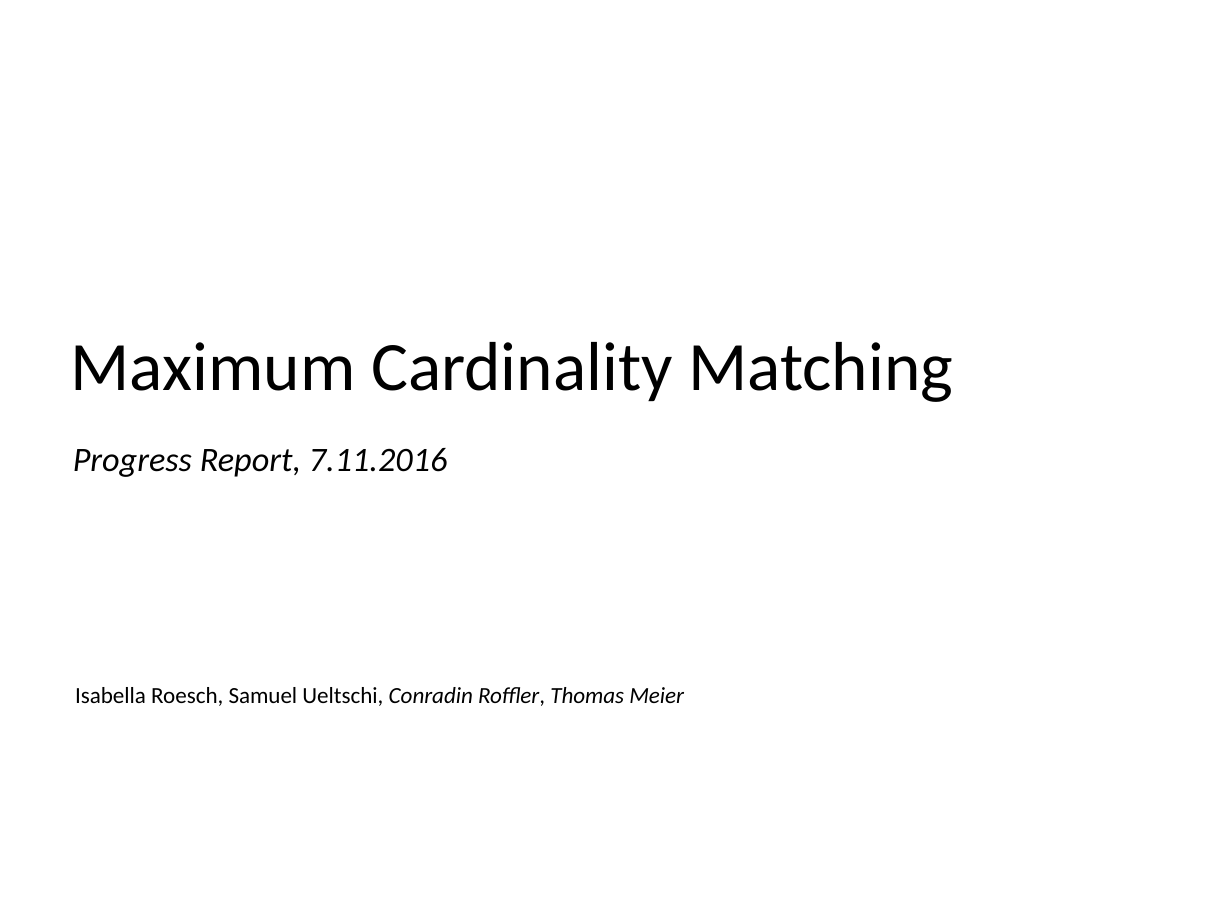
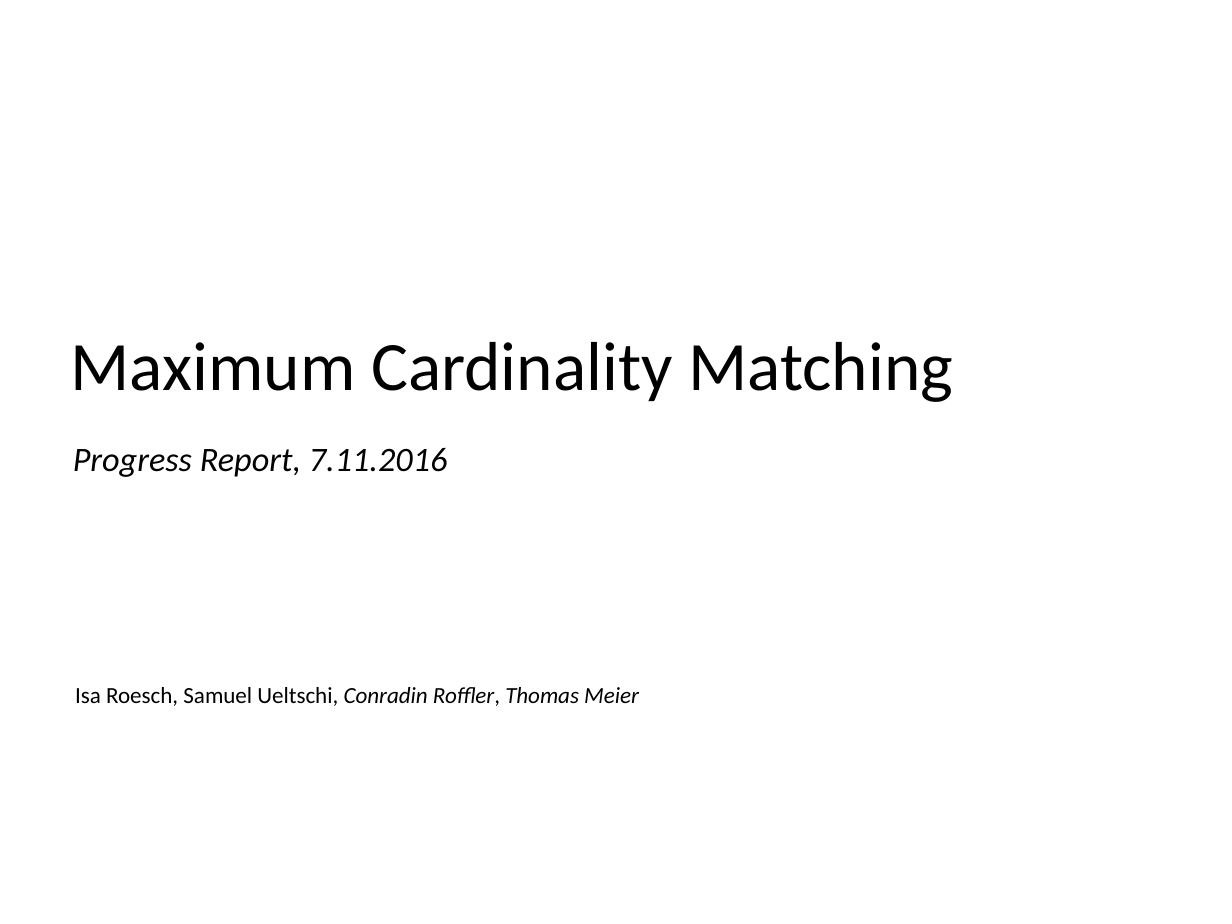
Before and after one commit to suem/dphpc-project, a slide deck: slide 1 of docs/media/presentations/Progress Report.pptx. Drawn at 1232x924 pixels with LibreOffice and Linux fonts; fonts in the diff are those of the drawing. Boxes give left, top, right and bottom in pixels: in the first picture for what was removed or moved away, otherwise in the second. Text is boxed around its words. In the diff, an @@ line names an element or a change of style, - is before the commit and + after.

Commit message:
I'm isa not isabella

```diff
--- a/docs/media/presentations/Progress Report.pptx
+++ b/docs/media/presentations/Progress Report.pptx
@@ text at (x1=75, y1=687, x2=639, y2=706): text changed @@
-Isabella Roesch, Samuel Ueltschi, Conradin Roffler, Thomas Meier
+Isa Roesch, Samuel Ueltschi, Conradin Roffler, Thomas Meier
```
Also in this commit, not shown: 1 other slide changed.
